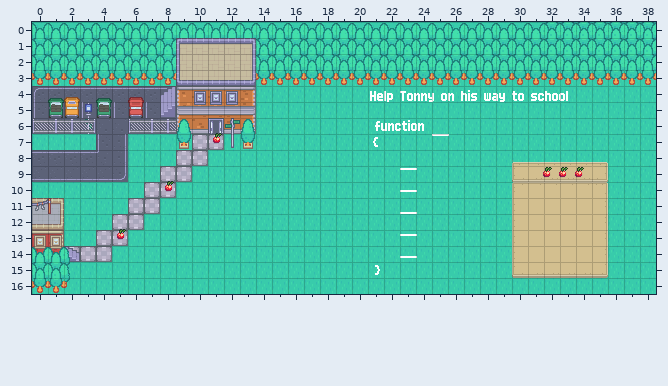
Tiled map: games/final/maps/two.tmx. The first picture shows the starting point.
Cells are 16x16 px. Shown: x 0..38, y 0..16. Layer "answerSpots #2" is drawn 3,5 px off the grid. Layer "answerSpots #3" is drawn 11,5 px off the grid. Layer "text" is drawn -96,0 px off the grid.
Now the later version:
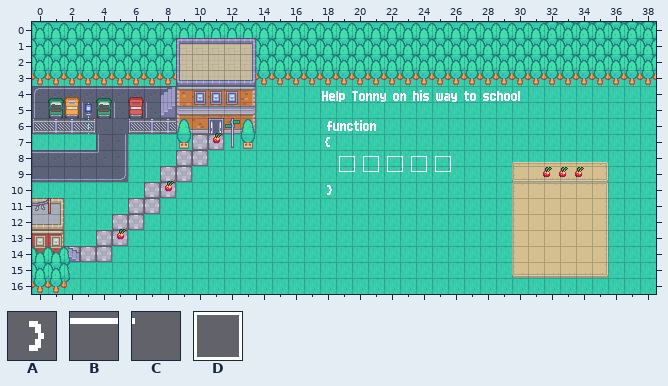
Key: from "functionsTextTiles": A 5, B 40, C 41, D 725.
_ is an empty cell.
Tiles of an added or newly shown layer are drawn over the layers below it.
Difference:
layer "text" offset -48,0 -> -96,0 px
Layer "text":
y 9: x 26..27 BC -> __
y 10: x 24 _ -> A
Layer "answerSpots #2" (added):
y 8: x 19 _ -> D; x 22 _ -> D; x 25 _ -> D
Layer "answerSpots #3" (added):
y 8: x 20 _ -> D; x 23 _ -> D
